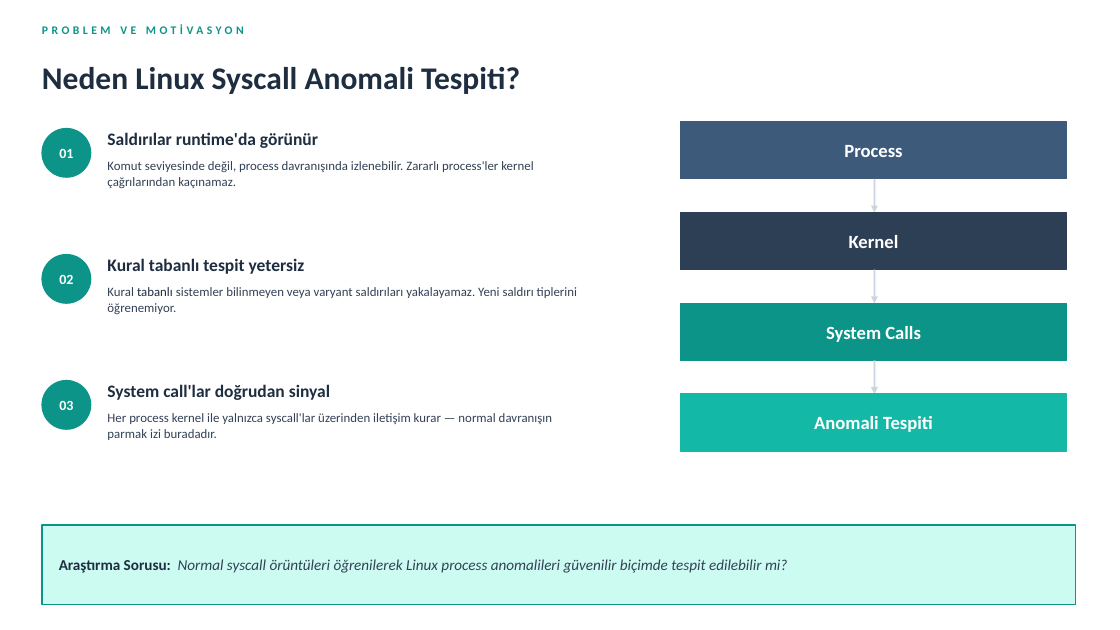
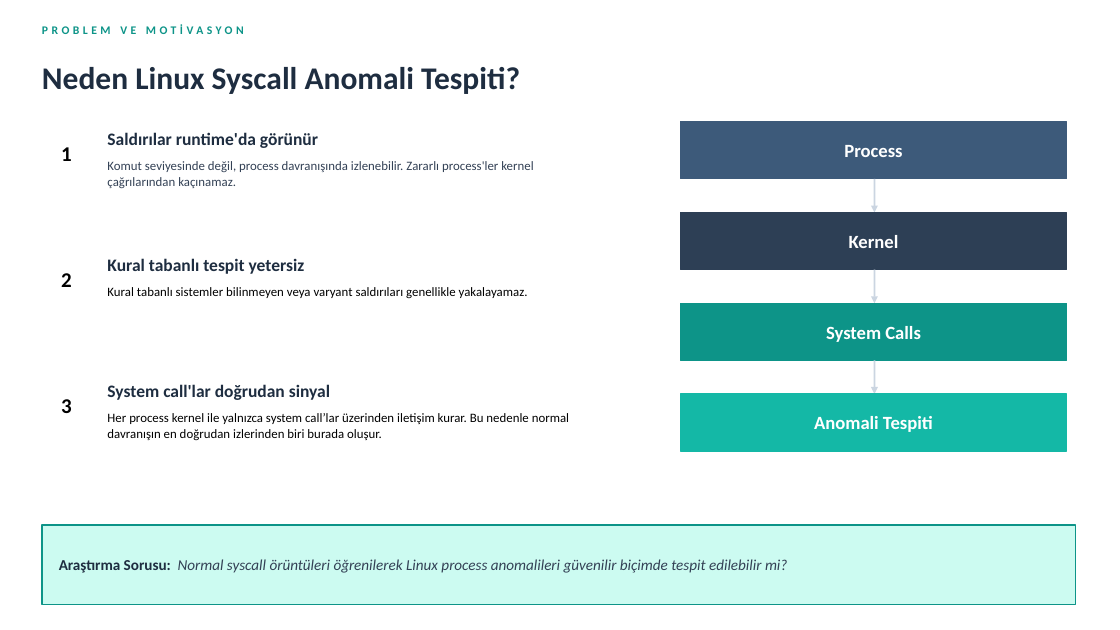
Before and after one commit to Emirhanmu/LSTM-Based-HIDS-on-System-Call-Sequences, a slide deck: slide 2 of presentations/Final_Presentation.pptx. Drawn at 1120x630 pixels with LibreOffice and Linux fonts; fonts in the diff are those of the drawing. Boxes give left, top, right and bottom in pixels: in the first picture for what was removed or moved away, otherwise in the second. Text is boxed around its words. In the diff, an @@ line names an element or a change of style, - is before the commit and + after.

```diff
--- a/presentations/Final_Presentation.pptx
+++ b/presentations/Final_Presentation.pptx
@@ ellipse removed at <box>42,129,91,177</box> @@
@@ text at <box>61,147,72,161</box>: text changed; size 12 to 18 pt; text colour #FFFFFF to #000000 @@
-01
+1
@@ ellipse removed at <box>42,255,91,303</box> @@
@@ text at <box>61,273,72,287</box>: text changed; size 12 to 18 pt; text colour #FFFFFF to #000000 @@
-02
+2
@@ text at <box>107,287,528,298</box>: text changed; text colour #334155 to #000000 @@
-Kural tabanlı sistemler bilinmeyen veya varyant saldırıları yakalayamaz. Yeni saldırı tiplerini öğrenemiyor.
+Kural tabanlı sistemler bilinmeyen veya varyant saldırıları genellikle yakalayamaz.
@@ ellipse removed at <box>42,381,91,429</box> @@
@@ text at <box>61,399,72,413</box>: text changed; size 12 to 18 pt; text colour #FFFFFF to #000000 @@
-03
+3
@@ text at <box>107,413,569,440</box>: text changed; text colour #334155 to #000000 @@
-Her process kernel ile yalnızca syscall'lar üzerinden iletişim kurar — normal davranışın parmak izi buradadır.
+Her process kernel ile yalnızca system call’lar üzerinden iletişim kurar. Bu nedenle normal davranışın en doğrudan izlerinden biri burada oluşur.
```
Also in this commit, not shown: 8 other slides changed.
